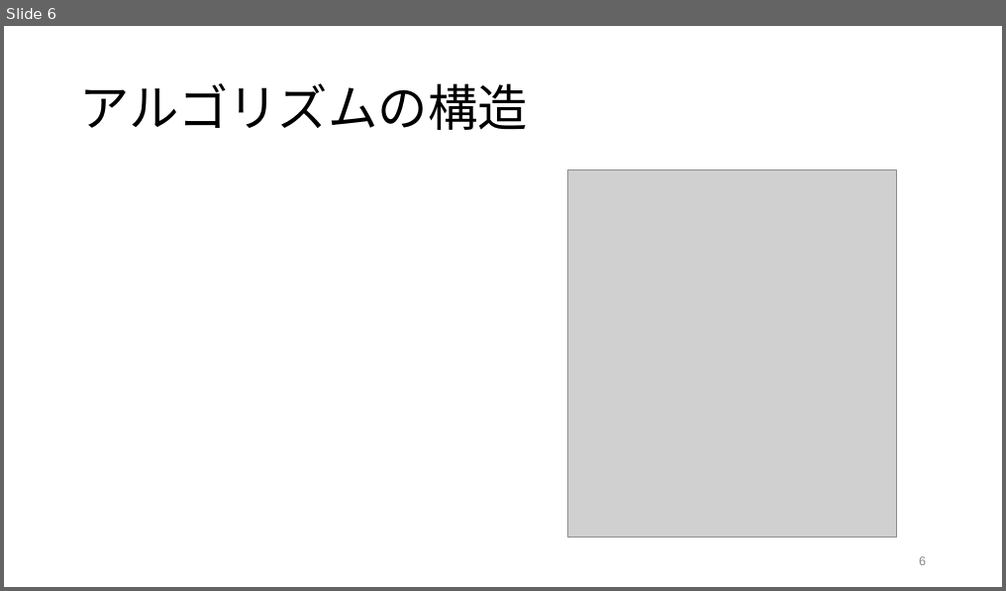
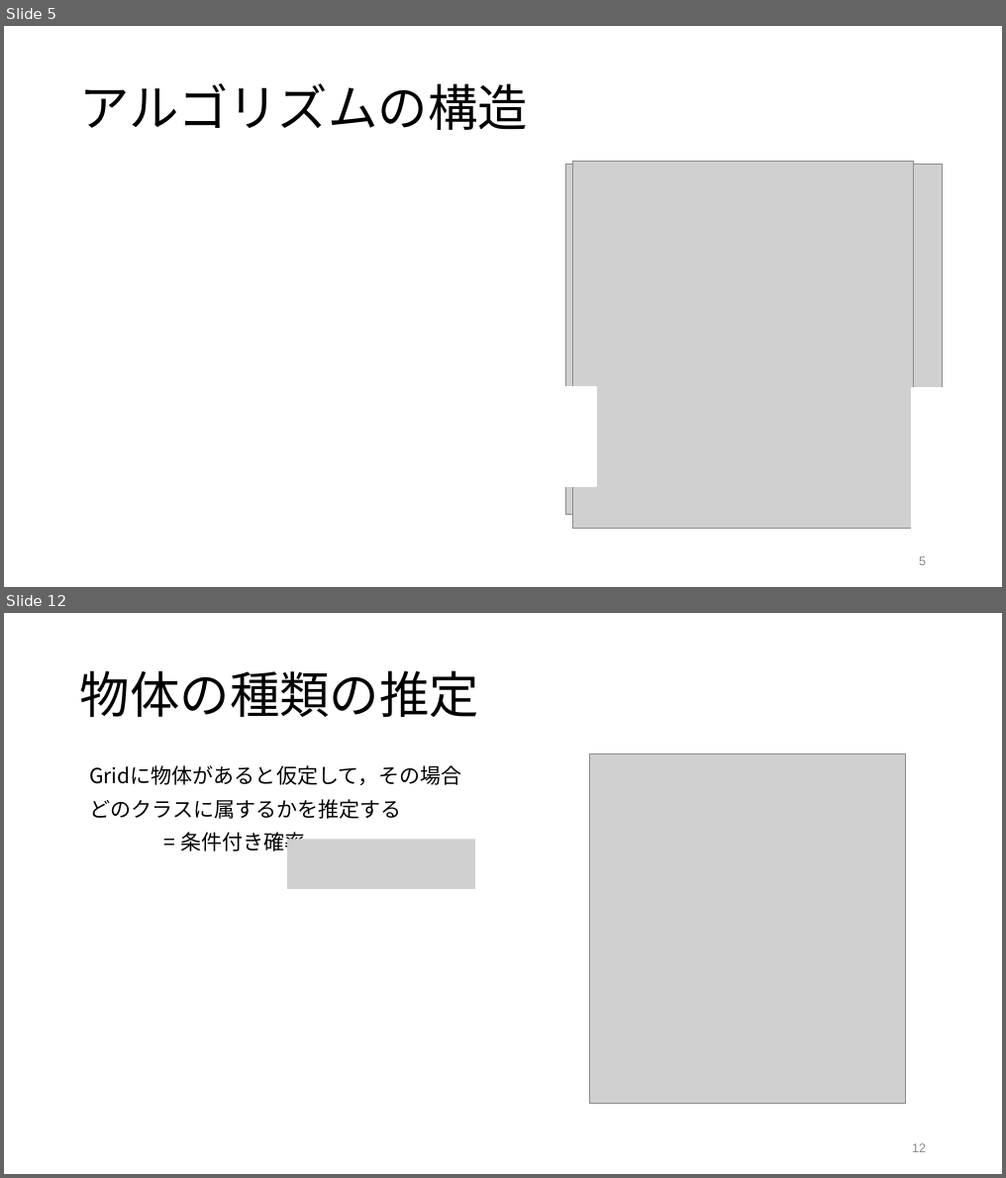
Before and after one commit to tackky/YOLO, a slide deck: yolo.pptx. Shown one above the other, each under a label of ours: slide 6 before the commit, slides 5 and 12 after it; the slides between them are not shown. The pictures are 1006x591 and 1006x1178 pixels, drawn with LibreOffice and Linux fonts; fonts in the diff are those of the drawing; grey boxes stand for pictures. Boxes give left, top, right and bottom in pixels: in the first picture for what was removed or moved away, otherwise in the second. Text is boxed around its words. In the diff, an @@ line names an element or a change of style, - is before the commit and + after.

```diff
--- a/yolo.pptx
+++ b/yolo.pptx
@@ slide 12 added at bbox=[4, 613, 1002, 1174], background #FFFFFF @@
@@ title added at bbox=[80, 670, 479, 717], 48 pt, text #000000 @@
+物体の種類の推定
@@ picture added at bbox=[589, 754, 905, 1103] @@
@@ text added at bbox=[89, 765, 461, 855], 20 pt, text #000000 @@
+Gridに物体があると仮定して，その場合
+どのクラスに属するかを推定する
+= 条件付き確率
@@ picture added at bbox=[288, 839, 475, 889] @@
@@ page number added at bbox=[912, 1144, 926, 1153], 12 pt, text #888888 @@
+12
@@ what was slide 6 is now slide 5 @@
@@ slide 5 changed as well @@
@@ picture added at bbox=[565, 165, 943, 514] @@
@@ picture: place and size @@
-picture at bbox=[567, 170, 896, 537]
+picture at bbox=[572, 161, 914, 528]
@@ rectangle added at bbox=[539, 386, 595, 486], fill #FFFFFF, outline #FFFFFF 2 pt @@
@@ rectangle added at bbox=[912, 388, 955, 486], fill #FFFFFF, outline #FFFFFF 2 pt @@
@@ rectangle added at bbox=[912, 429, 969, 528], fill #FFFFFF, outline #FFFFFF 2 pt @@
```
Also in this commit, not shown: 6 other slides changed, 10 other slides added, 2 slides removed, 1 other file.
